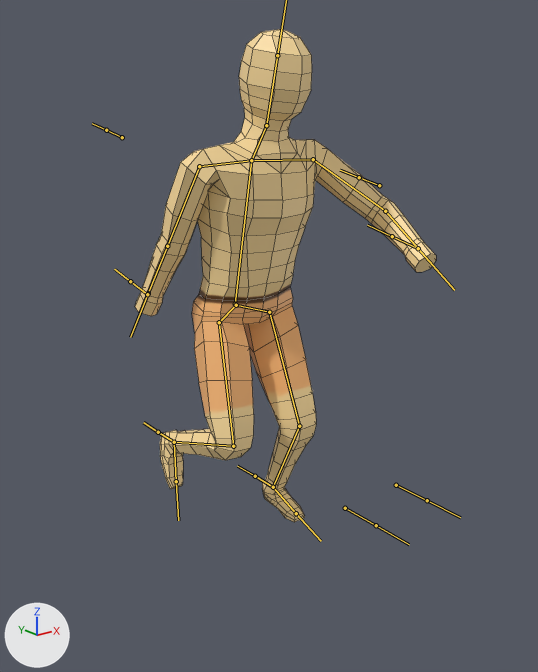
The FBX model Assets/FileDump/Blender/human_01.fbx as it was, and as the next commit left it.
Before and after are seen from a 50 mm camera at (-1.73, -2.29, 1.7) aimed at (0.14, 0.04, 0.77). Every picture has the same lights, and +X, +Y and +Z are marked at lower left. Both versions are drawn at frame 1 of the action 'Flailing'; the numbers are the values there. The bones that bend it are drawn over the model as lines. Mesh edges are drawn as thin lines.

Names of what the first picture shows: 'Man'.
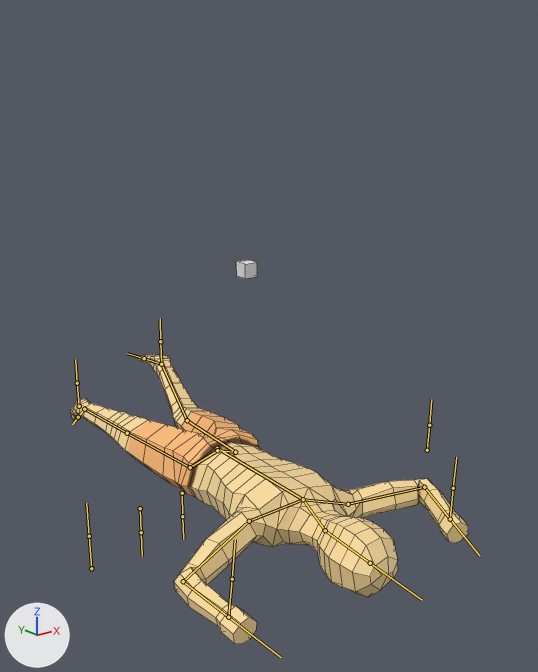
Location of each change, [x1, y1, x2, y2] in pixels of the pictures (538 x 672 px):
```json
{"object": "Man", "change": "posed", "before": [135, 29, 436, 522], "after": [70, 354, 469, 644], "on screen": "32% wider, 41% shorter"}
{"bone": "Pelvis", "before": "(236, 305) to (237, 305)", "after": "(217, 450) to (217, 452)"}
{"bone": "Femur.l", "before": "(269, 312) to (299, 426)", "after": "(235, 452) to (187, 420)"}
{"bone": "Shin.l", "before": "(299, 426) to (273, 487)", "after": "(187, 420) to (161, 364)"}
{"bone": "Foot.l", "before": "(273, 487) to (296, 513)", "after": "(161, 364) to (144, 358)"}
{"bone": "Spine", "before": "(235, 304) to (251, 160)", "after": "(217, 448) to (303, 499)"}
{"bone": "UpperArm.l", "before": "(313, 159) to (385, 211)", "after": "(348, 504) to (424, 487)"}
{"bone": "Forearm.l", "before": "(385, 211) to (418, 248)", "after": "(424, 487) to (450, 519)"}
{"bone": "UpperArm.r", "before": "(199, 166) to (167, 246)", "after": "(249, 521) to (183, 581)"}
{"bone": "Forearm.r", "before": "(167, 246) to (148, 293)", "after": "(183, 581) to (228, 617)"}
{"bone": "Femur.r", "before": "(219, 322) to (233, 446)", "after": "(190, 467) to (127, 433)"}
{"bone": "Shin.r", "before": "(233, 446) to (174, 442)", "after": "(127, 433) to (84, 409)"}
{"bone": "Foot.r", "before": "(174, 442) to (176, 481)", "after": "(84, 409) to (78, 417)"}
{"bone": "Forearm_IK.l", "before": "(418, 248) to (392, 236)", "after": "(450, 519) to (453, 488)"}
{"bone": "Heel_IK.l", "before": "(273, 487) to (255, 476)", "after": "(161, 364) to (160, 341)"}
{"bone": "Forearm_IK.r", "before": "(147, 294) to (130, 281)", "after": "(228, 617) to (232, 579)"}
{"bone": "Heel_IK.r", "before": "(174, 442) to (158, 432)", "after": "(79, 406) to (77, 383)"}
```

The change, as JSON lines over the scene's bpy script:
```json
{"block": "bone_pelvis", "where": "bone_pelvis = bpy.data.objects['Armature'].pose.bones['Pelvis']"}
{"op": "set", "path": "bone_pelvis.location", "old": "(0.0, -0.003, 0.013)", "new": "(0.0, -0.157, 0.723)"}
{"op": "set", "path": "bone_pelvis.rotation_quaternion", "old": "(1.0, 0.012, 0.0, 0.0)", "new": "(0.701, 0.714, 0.0, 0.0)", "note": "degrees (1, 0, 0) -> degrees (91, 0, 0)"}
{"block": "bone_femur_l", "where": "bone_femur_l = bpy.data.objects['Armature'].pose.bones['Femur.l']  # child of 'Hip.l'"}
{"op": "set", "path": "bone_femur_l.rotation_quaternion", "old": "(0.981, -0.006, 0.02, -0.193)", "new": "(0.996, 0.043, 0.075, 0.0)", "note": "degrees (-1, 2, -22) -> degrees (5, 9, 0)"}
{"block": "bone_shin_l", "where": "bone_shin_l = bpy.data.objects['Armature'].pose.bones['Shin.l']  # child of 'Femur.l'"}
{"op": "set", "path": "bone_shin_l.rotation_quaternion", "old": "(0.926, 0.004, 0.0, 0.377)", "new": "(0.965, 0.003, 0.0, 0.263)", "note": "degrees (0, 0, 44) -> degrees (0, 0, 31)"}
{"block": "bone_foot_l", "where": "bone_foot_l = bpy.data.objects['Armature'].pose.bones['Foot.l']  # child of 'Shin.l'"}
{"op": "set", "path": "bone_foot_l.rotation_quaternion", "old": "(0.991, 0.058, 0.005, -0.119)", "new": "(0.925, -0.221, -0.028, 0.309)", "note": "degrees (7, 1, -14) -> degrees (-25, 5, 36)"}
{"block": "bone_spine", "where": "bone_spine = bpy.data.objects['Armature'].pose.bones['Spine']  # child of 'Pelvis'"}
{"op": "set", "path": "bone_spine.location", "old": "(-0.004, 0.005, 0.0)", "new": "(-0.002, 0.0, -0.015)"}
{"op": "set", "path": "bone_spine.rotation_quaternion", "old": "(0.995, 0.096, 0.0, 0.0)", "new": "(0.994, 0.0, -0.109, 0.0)", "note": "degrees (11, 0, 0) -> degrees (0, -13, 0)"}
{"block": "bone_upperarm_l", "where": "bone_upperarm_l = bpy.data.objects['Armature'].pose.bones['UpperArm.l']  # child of 'Shoulder.l'"}
{"op": "set", "path": "bone_upperarm_l.rotation_quaternion", "old": "(0.844, 0.1, 0.317, 0.42)", "new": "(0.849, -0.24, -0.47, -0.019)", "note": "degrees (29, 27, 60) -> degrees (-41, -54, 19)"}
{"block": "bone_forearm_l", "where": "bone_forearm_l = bpy.data.objects['Armature'].pose.bones['Forearm.l']  # child of 'UpperArm.l'"}
{"op": "set", "path": "bone_forearm_l.rotation_quaternion", "old": "(0.919, 0.195, 0.0, -0.343)", "new": "(0.711, 0.347, 0.0, -0.611)", "note": "degrees (21, 8, -40) -> degrees (33, 25, -74)"}
{"block": "bone_upperarm_r", "where": "bone_upperarm_r = bpy.data.objects['Armature'].pose.bones['UpperArm.r']  # child of 'Shoulder.r'"}
{"op": "set", "path": "bone_upperarm_r.rotation_quaternion", "old": "(0.687, 0.127, -0.293, 0.653)", "new": "(0.831, 0.244, 0.5, -0.009)", "note": "degrees (-15, -35, 92) -> degrees (46, 57, 25)"}
{"block": "bone_forearm_r", "where": "bone_forearm_r = bpy.data.objects['Armature'].pose.bones['Forearm.r']  # child of 'UpperArm.r'"}
{"op": "set", "path": "bone_forearm_r.rotation_quaternion", "old": "(1.0, -0.021, 0.0, 0.015)", "new": "(0.768, 0.524, 0.0, -0.368)", "note": "degrees (-2, 0, 2) -> degrees (61, 23, -38)"}
{"block": "bone_femur_r", "where": "bone_femur_r = bpy.data.objects['Armature'].pose.bones['Femur.r']  # child of 'Hip.r'"}
{"op": "set", "path": "bone_femur_r.rotation_quaternion", "old": "(0.983, 0.063, -0.085, 0.152)", "new": "(0.995, 0.052, -0.083, -0.032)", "note": "degrees (6, -11, 17) -> degrees (6, -9, -4)"}
{"block": "bone_shin_r", "where": "bone_shin_r = bpy.data.objects['Armature'].pose.bones['Shin.r']  # child of 'Femur.r'"}
{"op": "set", "path": "bone_shin_r.rotation_quaternion", "old": "(0.72, 0.007, 0.0, -0.694)", "new": "(0.999, 0.0, 0.0, 0.04)", "note": "degrees (1, 1, -88) -> degrees (0, 0, 5)"}
{"block": "bone_foot_r", "where": "bone_foot_r = bpy.data.objects['Armature'].pose.bones['Foot.r']  # child of 'Shin.r'"}
{"op": "set", "path": "bone_foot_r.rotation_quaternion", "old": "(1.0, 0.005, 0.0, 0.008)", "new": "(0.924, -0.216, 0.049, -0.31)", "note": "degrees (1, 0, 1) -> degrees (-26, -2, -37)"}
{"block": "bone_forearm_ik_l", "where": "bone_forearm_ik_l = bpy.data.objects['Armature'].pose.bones['Forearm_IK.l']"}
{"op": "set", "path": "bone_forearm_ik_l.location", "old": "(0.38, -0.514, -0.367)", "new": "(1.424, -0.743, -0.25)"}
{"op": "set", "path": "bone_forearm_ik_l.rotation_quaternion", "old": "(0.995, -0.01, 0.0, 0.103)", "new": "(0.701, -0.068, 0.0, 0.71)", "note": "degrees (-1, 0, 12) -> degrees (-5, 6, 91)"}
{"block": "bone_heel_ik_l", "where": "bone_heel_ik_l = bpy.data.objects['Armature'].pose.bones['Heel_IK.l']"}
{"op": "set", "path": "bone_heel_ik_l.location", "old": "(-0.057, -0.014, -0.026)", "new": "(-0.328, 1.071, -0.021)"}
{"op": "set", "path": "bone_heel_ik_l.rotation_quaternion", "old": "(1.0, 0.0, 0.0, 0.0)", "new": "(0.701, -0.241, 0.0, 0.672)", "note": "degrees (0, 0, 0) -> degrees (-21, 19, 84)"}
{"block": "bone_forearm_ik_r", "where": "bone_forearm_ik_r = bpy.data.objects['Armature'].pose.bones['Forearm_IK.r']"}
{"op": "set", "path": "bone_forearm_ik_r.location", "old": "(-0.582, 0.176, -0.468)", "new": "(-1.39, -0.699, -0.133)"}
{"op": "set", "path": "bone_forearm_ik_r.rotation_quaternion", "old": "(0.995, -0.01, 0.0, -0.103)", "new": "(0.7, -0.101, 0.033, -0.706)", "note": "degrees (-1, 0, -12) -> degrees (-11, -6, -90)"}
{"block": "bone_heel_ik_r", "where": "bone_heel_ik_r = bpy.data.objects['Armature'].pose.bones['Heel_IK.r']"}
{"op": "set", "path": "bone_heel_ik_r.location", "old": "(0.313, 0.225, -0.003)", "new": "(0.173, 1.187, 0.045)"}
{"op": "set", "path": "bone_heel_ik_r.rotation_quaternion", "old": "(1.0, 0.0, 0.0, 0.0)", "new": "(0.701, -0.241, 0.0, -0.672)", "note": "degrees (0, 0, 0) -> degrees (-21, -19, -84)"}
```
